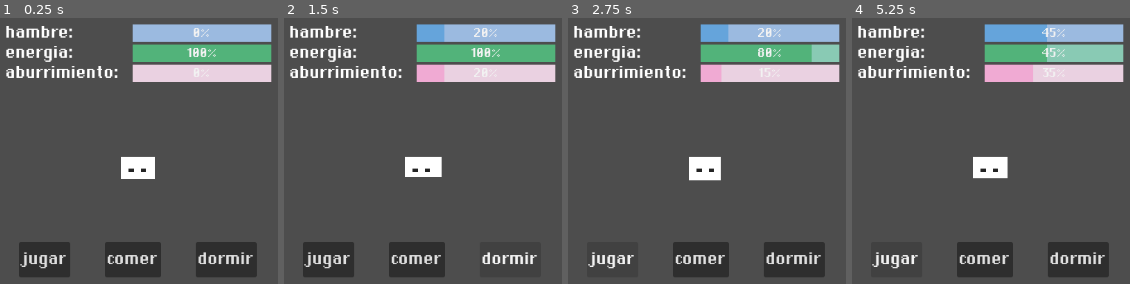
Above: before the commit, frames 1-4 (left to right).
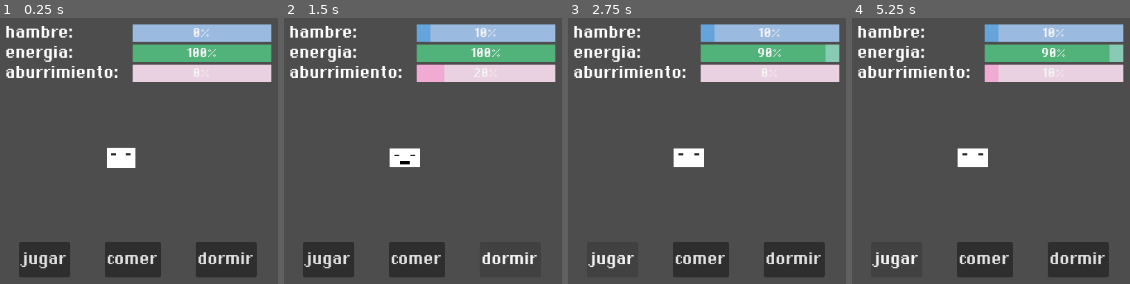
Above: after the commit, the same moments.

Repository: eugeama/Tamagotchi-Alfaro-Fazzito-Gillig
Game: Godot game, scene res://escenas/habitacion.tscn
Same seed, same stepped clock (60 frames per second), same inputs: the game is played once before the commit and once after it. Before the commit the project has no main scene; this scene is started directly in both runs.
Inputs:
- Up to frame 1 (0.25 s): no input
- Up to frame 2 (1.5 s): click "comer" at 0.5 s; click "dormir" at 1.25 s
- Up to frame 3 (2.75 s): click "jugar" at 2 s
- Up to frame 4 (5.25 s): click "jugar" at 2.75 s; click "comer" at 3.5 s; click "dormir" at 4.25 s; click "jugar" at 5 s

The runs differ from the first frame. In frame 1, 1.4% of the frame differs, in the area x 38-56%, y 48-61%; in frame 2, 1.9%; in frame 3, 2.8%; in frame 4, 5.0%, in the area x 37-93%, y 2-61%.

Commit message:
Añadidos cambios de alba a test
* estados de la mascota + prueba de squish and stretch

* interfaz con las barras de estado

* botones de cada acción + estados que cambian con timer

* agregar mecánicas de cartas, estados de mascota e interfaz base  - Cartas movibles implementadas; quedan pendientes el grid, el drag & drop y el UI - Estados de la mascota con prueba de animación squish & stretch - Interfaz con barras de estado - Botones de acción con lógica de estados controlada por timer

* hice cartas movibles, falta terminar de hacer el grid de las cartitas, que se puedan agarrar y el ui

* estados de la mascota + prueba de squish and stretch

* interfaz con las barras de estado

* botones de cada acción + estados que cambian con timer

---------

Co-authored-by: eugeama <amaliagillig2508@gmail.com>
Co-authored-by: torialfaro <ALUMNO26.ALFARO.Victoria@ipm.edu.ar>

* Mergeados cambios de Gillig y Alfaro

* Movido fondo.gd a scripts

Voy a seguir viendo esto en otro momento

* -Se añadio animacion de comer
-Se añadio guardado de estado al cerrar el juego
-Se añadio desgaste de estado con el juego cerrado

---------

Co-authored-by: torialfaro <ALUMNO26.ALFARO.Victoria@ipm.edu.ar>
Co-authored-by: eugeama <amaliagillig2508@gmail.com>
Co-authored-by: Albano <alumno26.fazzito.albano@ipm.edu.ar>

Diff:
--- /dev/null
+++ b/tamagotchi/escenas/Minijuego2.tscn
@@ -0,0 +1,3 @@
+[gd_scene format=3 uid="uid://b2p2crtiv1egy"]
+
+[node name="Node2D" type="Node2D" unique_id=1065393273]
--- a/tamagotchi/escenas/carta.tscn
+++ b/tamagotchi/escenas/carta.tscn
@@ -2,7 +2,7 @@
 
 [ext_resource type="Script" uid="uid://dryudacti5omx" path="res://scripts/carta.gd" id="1_yo80u"]
 [ext_resource type="Texture2D" uid="uid://cqho0kuhhkmfl" path="res://icon.svg" id="2_sllcx"]
-[ext_resource type="Texture2D" uid="uid://rp70ifhcd00c" path="res://5b945fb755a6002ff7fbe0b62eb6001e.jpg" id="3_sllcx"]
+[ext_resource type="Texture2D" uid="uid://rp70ifhcd00c" path="res://assets/Sprites/5b945fb755a6002ff7fbe0b62eb6001e.jpg" id="3_sllcx"]
 
 [sub_resource type="Animation" id="Animation_sllcx"]
 length = 0.001
--- a/tamagotchi/escenas/fondo.tscn
+++ b/tamagotchi/escenas/fondo.tscn
@@ -1,6 +1,6 @@
 [gd_scene format=3 uid="uid://eewy0bxvgf4f"]
 
-[ext_resource type="Script" uid="uid://d4hnit8v6rs6d" path="res://escenas/fondo.gd" id="1_0ghod"]
+[ext_resource type="Script" uid="uid://d4hnit8v6rs6d" path="res://scripts/fondo.gd" id="1_0ghod"]
 [ext_resource type="PackedScene" uid="uid://dyr0ruck4of0x" path="res://escenas/carta.tscn" id="2_8geac"]
 
 [node name="fondo" type="Node2D" unique_id=512022355]
--- a/tamagotchi/escenas/habitacion.tscn
+++ b/tamagotchi/escenas/habitacion.tscn
@@ -2,7 +2,7 @@
 
 [ext_resource type="PackedScene" uid="uid://cxy3qwaq1q08v" path="res://escenas/mascota.tscn" id="1_xpk0y"]
 [ext_resource type="Script" uid="uid://dylxupoq8mioj" path="res://scripts/interfaz_estados.gd" id="2_pb0dd"]
-[ext_resource type="FontFile" uid="uid://dhvvhh0tujn32" path="res://assets/DePixelHalbfett.ttf" id="3_oeohs"]
+[ext_resource type="FontFile" uid="uid://dhvvhh0tujn32" path="res://assets/Fuentes/DePixelHalbfett.ttf" id="3_oeohs"]
 
 [sub_resource type="StyleBoxFlat" id="StyleBoxFlat_oeohs"]
 bg_color = Color(0.6057512, 0.7286306, 0.87786895, 1)
--- a/tamagotchi/escenas/mascota.tscn
+++ b/tamagotchi/escenas/mascota.tscn
@@ -16,10 +16,61 @@
 "update": 0,
 "values": [Vector2(1, 1)]
 }
+tracks/1/type = "value"
+tracks/1/imported = false
+tracks/1/enabled = true
+tracks/1/path = NodePath("Boca:scale")
+tracks/1/interp = 1
+tracks/1/loop_wrap = true
+tracks/1/keys = {
+"times": PackedFloat32Array(0),
+"transitions": PackedFloat32Array(1),
+"update": 0,
+"values": [Vector2(1e-05, 1e-05)]
+}
+tracks/2/type = "value"
+tracks/2/imported = false
+tracks/2/enabled = true
+tracks/2/path = NodePath("ojos:scale")
+tracks/2/interp = 1
+tracks/2/loop_wrap = true
+tracks/2/keys = {
+"times": PackedFloat32Array(0),
+"transitions": PackedFloat32Array(1),
+"update": 0,
+"values": [Vector2(1, 0.5)]
+}
+
+[sub_resource type="Animation" id="Animation_vgy2f"]
+resource_name = "comer"
+length = 1.2
+tracks/0/type = "value"
+tracks/0/imported = false
+tracks/0/enabled = true
+tracks/0/path = NodePath("Boca:scale")
+tracks/0/interp = 1
+tracks/0/loop_wrap = true
+tracks/0/keys = {
+"times": PackedFloat32Array(0, 0.2, 0.4, 0.6, 0.8, 1, 1.2),
+"transitions": PackedFloat32Array(1, 1, 1, 1, 1, 1, 1),
+"update": 0,
+"values": [Vector2(1e-05, 1e-05), Vector2(1, 1), Vector2(1e-05, 1e-05), Vector2(1, 1), Vector2(1e-05, 1e-05), Vector2(1, 1), Vector2(1e-05, 1e-05)]
+}
+tracks/1/type = "value"
+tracks/1/imported = false
+tracks/1/enabled = true
+tracks/1/path = NodePath("ojos:scale")
+tracks/1/interp = 1
+tracks/1/loop_wrap = true
+tracks/1/keys = {
+"times": PackedFloat32Array(0, 0.2, 0.4, 0.6, 0.8, 1, 1.2),
+"transitions": PackedFloat32Array(1, 1, 1, 1, 1, 1, 1),
+"update": 0,
+"values": [Vector2(1, 0.5), Vector2(1, 0.1), Vector2(1, 0.5), Vector2(1, 0.1), Vector2(1, 0.5), Vector2(1, 0.1), Vector2(1, 0.5)]
+}
 
 [sub_resource type="Animation" id="Animation_xci1x"]
 resource_name = "idle"
-length = 0.9
 loop_mode = 1
 tracks/0/type = "value"
 tracks/0/imported = false
@@ -28,7 +79,7 @@
 tracks/0/interp = 1
 tracks/0/loop_wrap = true
 tracks/0/keys = {
-"times": PackedFloat32Array(0, 0.6, 1.2),
+"times": PackedFloat32Array(0, 0.5, 1),
 "transitions": PackedFloat32Array(1, 1, 1),
 "update": 0,
 "values": [Vector2(1, 1), Vector2(1.15, 0.85), Vector2(1, 1)]
@@ -37,47 +88,129 @@
 [sub_resource type="AnimationLibrary" id="AnimationLibrary_vgy2f"]
 _data = {
 &"RESET": SubResource("Animation_d8lrb"),
+&"comer": SubResource("Animation_vgy2f"),
 &"idle": SubResource("Animation_xci1x")
 }
 
 [node name="mascota" type="Node2D" unique_id=1085864667]
-scale = Vector2(1.15, 0.85)
 script = ExtResource("1_xci1x")
 
-[node name="textura" type="Sprite2D" parent="." unique_id=2137662808]
+[node name="textura" type="Control" parent="." unique_id=770441881]
+layout_mode = 3
+anchors_preset = 8
+anchor_left = 0.5
+anchor_top = 0.5
+anchor_right = 0.5
+anchor_bottom = 0.5
+grow_horizontal = 2
+grow_vertical = 2
 
 [node name="ColorRect" type="ColorRect" parent="textura" unique_id=1772696791]
-offset_right = 40.0
-offset_bottom = 40.0
+layout_mode = 1
+anchors_preset = 8
+anchor_left = 0.5
+anchor_top = 0.5
+anchor_right = 0.5
+anchor_bottom = 0.5
+offset_left = -19.0
+offset_top = -14.0
+offset_right = 19.630432
+offset_bottom = 17.0
+grow_horizontal = 2
+grow_vertical = 2
+
+[node name="ojos" type="Node2D" parent="textura" unique_id=1992357884]
+scale = Vector2(1, 0.5)
+
+[node name="derecho" type="Control" parent="textura/ojos" unique_id=661047496]
+layout_mode = 3
+anchors_preset = 0
+offset_left = -9.999997
+offset_top = -8.0
+offset_right = -9.999997
+offset_bottom = -8.0
+scale = Vector2(0.16, 0.16)
+
+[node name="ColorRect" type="ColorRect" parent="textura/ojos/derecho" unique_id=529009029]
+custom_minimum_size = Vector2(16, 16)
+layout_mode = 1
+anchors_preset = 8
+anchor_left = 0.5
+anchor_top = 0.5
+anchor_right = 0.5
+anchor_bottom = 0.5
+offset_left = -20.0
+offset_top = -20.0
+offset_right = 20.0
+offset_bottom = 20.0
+grow_horizontal = 2
+grow_vertical = 2
+color = Color(0.13682577, 0.13682574, 0.13682571, 1)
+
+[node name="izquierdo" type="Control" parent="textura/ojos" unique_id=1898019732]
+layout_mode = 3
+anchors_preset = 8
+anchor_left = 0.5
+anchor_top = 0.5
+anchor_right = 0.5
+anchor_bottom = 0.5
+offset_left = 10.0
+offset_top = -8.0
+offset_right = 10.0
+offset_bottom = -8.0
+grow_horizontal = 2
+grow_vertical = 2
+scale = Vector2(0.16, 0.16)
+
+[node name="ColorRect" type="ColorRect" parent="textura/ojos/izquierdo" unique_id=362661396]
+custom_minimum_size = Vector2(16, 16)
+layout_mode = 1
+anchors_preset = 8
+anchor_left = 0.5
+anchor_top = 0.5
+anchor_right = 0.5
+anchor_bottom = 0.5
+offset_left = -20.0
+offset_top = -20.0
+offset_right = 20.0
+offset_bottom = 20.0
+grow_horizontal = 2
+grow_vertical = 2
+color = Color(0.13682577, 0.13682574, 0.13682571, 1)
+metadata/_edit_use_anchors_ = true
+
+[node name="Boca" type="Control" parent="textura" unique_id=1467447163]
+layout_mode = 1
+anchors_preset = 8
+anchor_left = 0.5
+anchor_top = 0.5
+anchor_right = 0.5
+anchor_bottom = 0.5
+offset_top = 10.0
+offset_bottom = 10.0
+grow_horizontal = 2
+grow_vertical = 2
+scale = Vector2(1e-05, 1e-05)
+
+[node name="ColorRect2" type="ColorRect" parent="textura/Boca" unique_id=1646264467]
+layout_mode = 1
+anchors_preset = 8
+anchor_left = 0.5
+anchor_top = 0.5
+anchor_right = 0.5
+anchor_bottom = 0.5
+offset_left = -11.0
+offset_top = -5.0
+offset_right = 10.73913
+offset_bottom = 4.411762
+grow_horizontal = 2
+grow_vertical = 2
+color = Color(0, 0, 0, 1)
 
 [node name="AnimationPlayer" type="AnimationPlayer" parent="." unique_id=301025100]
 root_node = NodePath("../textura")
 libraries/ = SubResource("AnimationLibrary_vgy2f")
 
-[node name="ojos" type="Node2D" parent="." unique_id=1992357884]
-
-[node name="derecho" type="Sprite2D" parent="ojos" unique_id=150682961]
-position = Vector2(10, 20)
-scale = Vector2(0.16, 0.16)
-
-[node name="ColorRect" type="ColorRect" parent="ojos/derecho" unique_id=529009029]
-custom_minimum_size = Vector2(16, 16)
-offset_right = 40.0
-offset_bottom = 40.0
-color = Color(0.13682577, 0.13682574, 0.13682571, 1)
-
-[node name="izquierdo" type="Sprite2D" parent="ojos" unique_id=366711428]
-position = Vector2(25, 20)
-scale = Vector2(0.16, 0.16)
-
-[node name="ColorRect" type="ColorRect" parent="ojos/izquierdo" unique_id=362661396]
-custom_minimum_size = Vector2(16, 16)
-offset_right = 40.0
-offset_bottom = 40.0
-color = Color(0.13682577, 0.13682574, 0.13682571, 1)
-
-[node name="animacionOjos" type="AnimationPlayer" parent="ojos" unique_id=532369279]
-
 [node name="Timer" type="Timer" parent="." unique_id=1495420839]
 wait_time = 3.0
 autostart = true
--- a/tamagotchi/project.godot
+++ b/tamagotchi/project.godot
@@ -11,6 +11,7 @@
 [application]
 
 config/name="Tamagotchi"
+run/main_scene="uid://dhaekb36mpj5q"
 config/features=PackedStringArray("4.6", "Forward Plus")
 config/icon="res://icon.svg"
 
--- a/tamagotchi/scripts/estadoMascota.gd
+++ b/tamagotchi/scripts/estadoMascota.gd
@@ -7,6 +7,18 @@
 
 const maxPosible=100
 const minPosible=0
+const rutaGuardado="user://estado_mascota.save"
+const segundosPeriodo=20.0
+const perdidaEnergiaPeriodo=5.0
+const sumaHambrePeriodo=10.0
+const sumaAburrimientoPeriodo=10.0
+
+func _ready() -> void:
+	cargarEstado()
+
+func _notification(noti: int) -> void:
+	if noti==NOTIFICATION_WM_CLOSE_REQUEST or noti==NOTIFICATION_EXIT_TREE:
+		guardarEstado()
 
 func cambioEnergia(delta: float) -> void:
 	energia+=delta
@@ -15,6 +27,7 @@
 	if energia<minPosible:
 		energia=minPosible
 	cambioEstado.emit()
+	guardarEstado()
 
 func cambioHambre(delta: float) -> void:
 	hambre+=delta
@@ -23,6 +36,7 @@
 	if hambre<minPosible:
 		hambre=minPosible
 	cambioEstado.emit()
+	guardarEstado()
 
 func cambioAburrimiento(delta: float) -> void:
 	aburrimiento+=delta
@@ -31,3 +45,41 @@
 	if aburrimiento<minPosible:
 		aburrimiento=minPosible
 	cambioEstado.emit()
+	guardarEstado()
+
+func cargarEstado() -> void:
+	if not FileAccess.file_exists(rutaGuardado):
+		guardarEstado()
+		return
+	var archivo=FileAccess.open(rutaGuardado,FileAccess.READ)
+	if archivo==null:
+		return
+	var datos=archivo.get_var()
+	if typeof(datos)!=TYPE_DICTIONARY:
+		return
+	energia=datos.get("energia",energia)
+	hambre=datos.get("hambre",hambre)
+	aburrimiento=datos.get("aburrimiento",aburrimiento)
+	aplicarTiempoCerrado(datos.get("ultimoGuardado",Time.get_unix_time_from_system()))
+	cambioEstado.emit()
+	guardarEstado()
+
+func aplicarTiempoCerrado(ultimoGuardado: float) -> void:
+	var tiempoActual=Time.get_unix_time_from_system()
+	var segundosCerrado=max(0.0,tiempoActual-ultimoGuardado)
+	var periodos=segundosCerrado/segundosPeriodo
+	energia=clamp(energia-(perdidaEnergiaPeriodo* periodos),minPosible,maxPosible)
+	hambre=clamp(hambre+(sumaHambrePeriodo *periodos),minPosible,maxPosible)
+	aburrimiento=clamp(aburrimiento+(sumaAburrimientoPeriodo*periodos),minPosible,maxPosible)
+
+func guardarEstado() -> void:
+	var archivo=FileAccess.open(rutaGuardado,FileAccess.WRITE)
+	if archivo==null:
+		return
+	var datos={
+		"energia": energia,
+		"hambre" :hambre,
+		"aburrimiento":aburrimiento,
+		"ultimoGuardado" : Time.get_unix_time_from_system()
+	}
+	archivo.store_var(datos)
--- /dev/null
+++ b/tamagotchi/scripts/fondo.gd
@@ -0,0 +1,14 @@
+extends Node2D
+
+var carta= preload("res://escenas/carta.tscn")
+var fotos= []
+var cartas=[]
+
+# Called when the node enters the scene tree for the first time.
+func _ready() -> void:
+	pass # Replace with function body.
+
+
+# Called every frame. 'delta' is the elapsed time since the previous frame.
+func _process(delta: float) -> void:
+	pass
--- a/tamagotchi/scripts/mascota.gd
+++ b/tamagotchi/scripts/mascota.gd
@@ -2,17 +2,17 @@
 @onready var animacion: AnimationPlayer = $AnimationPlayer
 @onready var timer: Timer = $Timer
 
-const perdidaEnergia=5.0
-const sumaHambre=10.0
-const sumaAburrimiento=10.0
+const perdidaEnergiaPeriodica=5.0
+const sumaHambrePeriodica=10.0
+const sumaAburrimientoPeriodica=10.0
 func _ready() -> void:
 	animacion.play("idle")
 	EstadoMascota.cambioEstado.connect(actualizarAnimacion)
 
 func _on_timer_timeout() -> void:
-	EstadoMascota.cambioEnergia(-perdidaEnergia)
-	EstadoMascota.cambioHambre(+sumaHambre)
-	EstadoMascota.cambioAburrimiento(+sumaAburrimiento)
+	EstadoMascota.cambioEnergia(-perdidaEnergiaPeriodica)
+	EstadoMascota.cambioHambre(+sumaHambrePeriodica)
+	EstadoMascota.cambioAburrimiento(+sumaAburrimientoPeriodica)
 func actualizarAnimacion() -> void:
 	#pass
 	"""
@@ -35,12 +35,13 @@
 		animacion.play(nombre)
 
 func dormir() -> void:
-	EstadoMascota.cambioEnergia(+10)
-	EstadoMascota.cambioHambre(+20)
+	EstadoMascota.cambioEnergia(+50)
+	EstadoMascota.cambioHambre(+10)
+	EstadoMascota.cambioAburrimiento(+20)
 func comer() -> void:
-	EstadoMascota.cambioHambre(-5)
-	EstadoMascota.cambioAburrimiento(+20)
+	EstadoMascota.cambioHambre(-30)
+	animacion.play("comer")
 func jugar() -> void:
 	#aca va el juegou
-	EstadoMascota.cambioAburrimiento(-5)
-	EstadoMascota.cambioEnergia(-20)
+	EstadoMascota.cambioAburrimiento(-20)
+	EstadoMascota.cambioEnergia(-10)
Renamed: tamagotchi/assets/DePixelHalbfett.ttf -> tamagotchi/assets/Fuentes/DePixelHalbfett.ttf
Not shown, changed: tamagotchi/assets/Fuentes/DePixelHalbfett.ttf.import
Binary file added: tamagotchi/assets/Sprites/5b945fb755a6002ff7fbe0b62eb6001e.jpg
Not shown, added: tamagotchi/assets/Sprites/5b945fb755a6002ff7fbe0b62eb6001e.jpg.import
Not shown, added: tamagotchi/scripts/fondo.gd.uid
